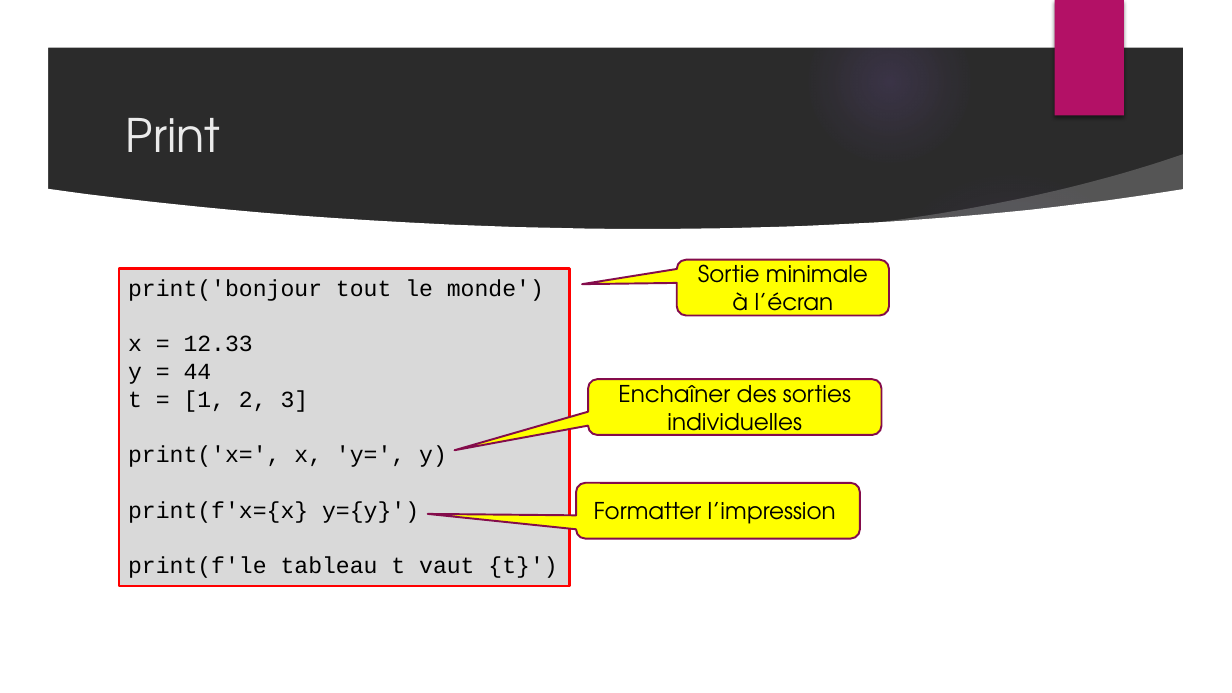
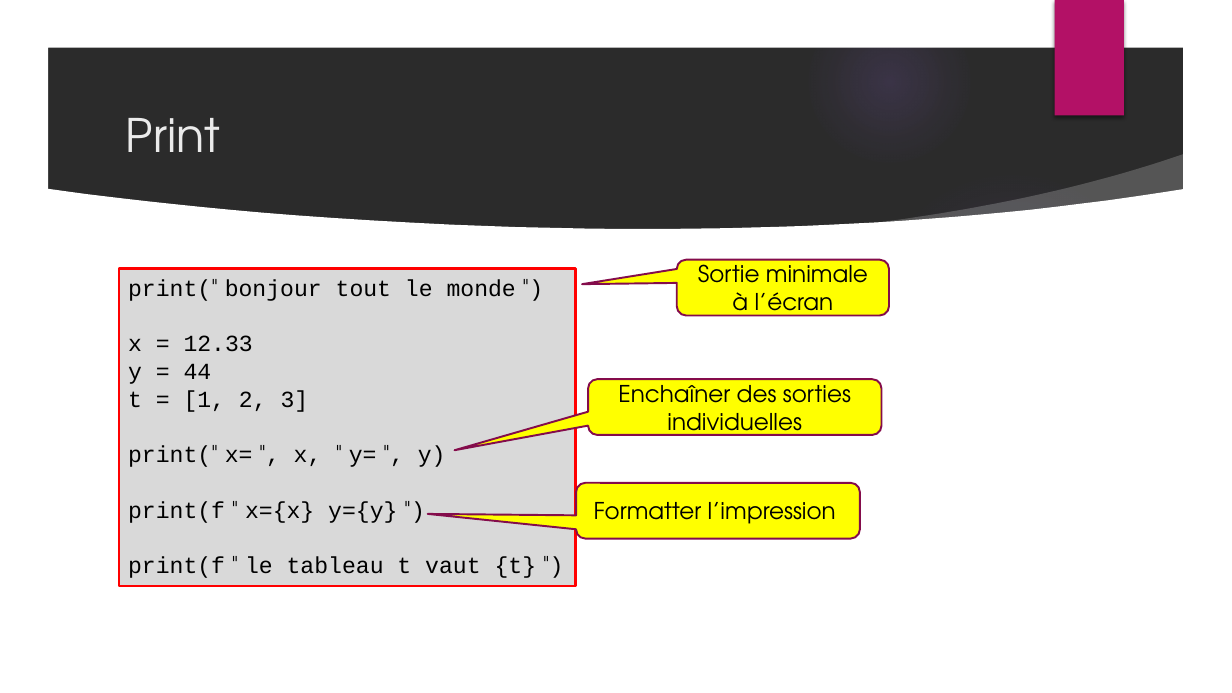
Before and after one commit to anumby-source/tutoriels, a slide deck: slide 12 of Eléments de programmation.pptx. Drawn at 1232x693 pixels with LibreOffice and Linux fonts; fonts in the diff are those of the drawing; background and template pictures are left out; a plain dark background stands for a picture behind light text. Boxes give left, top, right and bottom in pixels: in the first picture for what was removed or moved away, otherwise in the second. Text is boxed around its words. In the diff, an @@ line names an element or a change of style, - is before the commit and + after.

```diff
--- a/Eléments de programmation.pptx
+++ b/Eléments de programmation.pptx
@@ rectangle "print(" bonjour tout le monde ...": place and size @@
-rectangle "print(" bonjour tout le monde ..." at bbox=[119, 269, 570, 586]
+rectangle "print(" bonjour tout le monde ..." at bbox=[119, 269, 576, 586]
@@ text in rectangle at bbox=[128, 279, 516, 301]: text changed @@
-print('bonjour tout le monde')
+print(" bonjour tout le monde ")
@@ text in rectangle at bbox=[128, 446, 537, 578]: text changed @@
-print('x=', x, 'y=', y)
-print(f'x={x} y={y}')
-print(f'le tableau t vaut {t}')
+print(" x= ", x, " y= ", y)
+print(f " x={x} y={y} ")
+print(f " le tableau t vaut {t} ")
```
Also in this commit, not shown: 6 other slides changed, 1 other file.
